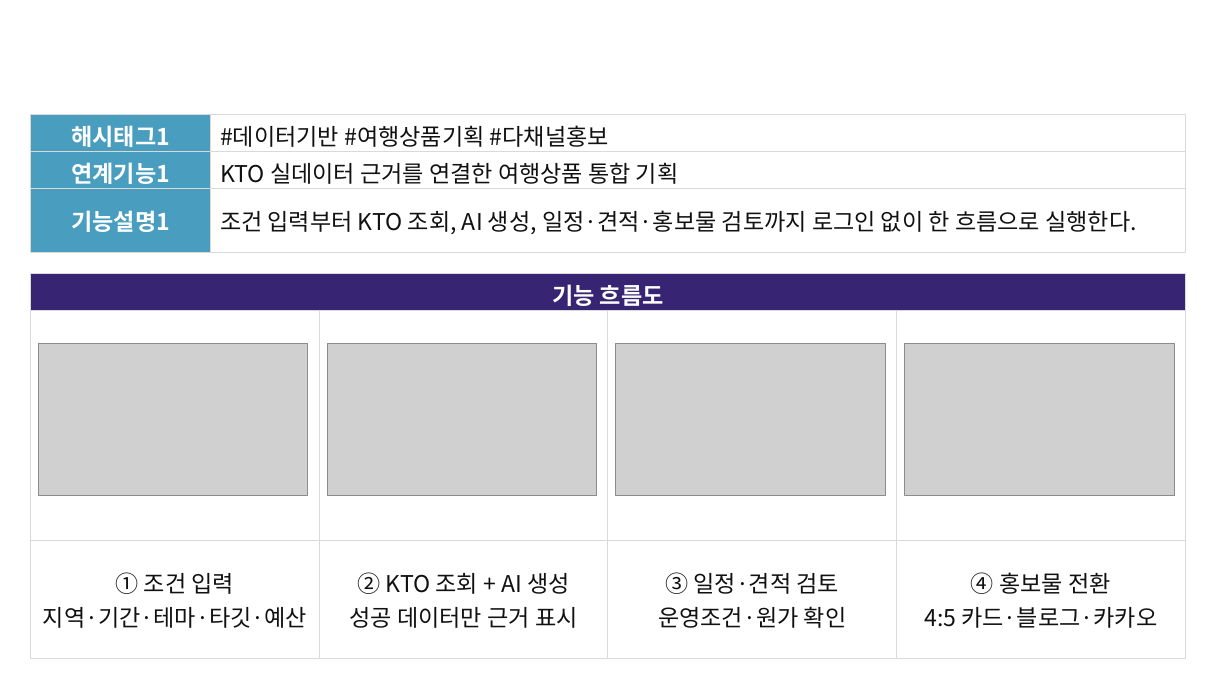
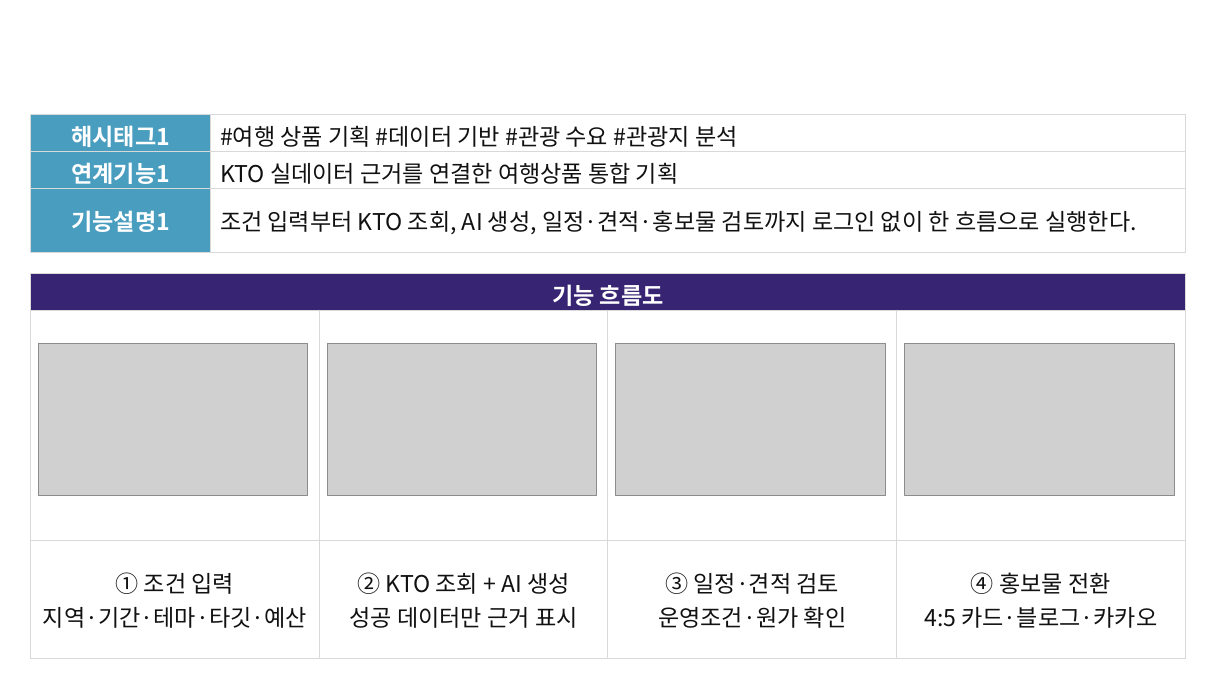
Before and after one commit to wapplekorea/tourplanit, a slide deck: slide 5 of submission-package/2026-08-12/2026_웹앱구현_TourPlanit_기능설명서_작성본_v1.0_2026-08-12.pptx. Drawn at 1232x693 pixels with LibreOffice and Linux fonts; fonts in the diff are those of the drawing; grey boxes stand for pictures; background and template pictures are left out. Boxes give left, top, right and bottom in pixels: in the first picture for what was removed or moved away, otherwise in the second. Text is boxed around its words. In the diff, an @@ line names an element or a change of style, - is before the commit and + after.

```diff
--- a/submission-package/2026-08-12/2026_웹앱구현_TourPlanit_기능설명서_작성본_v1.0_2026-08-12.pptx
+++ b/submission-package/2026-08-12/2026_웹앱구현_TourPlanit_기능설명서_작성본_v1.0_2026-08-12.pptx
@@ table at (x1=30, y1=115, x2=1186, y2=253) @@
-row 1, column 2: #데이터기반 #여행상품기획 #다채널홍보
+row 1, column 2: #여행 상품 기획 #데이터 기반 #관광 수요 #관광지 분석
```
Also in this commit, not shown: 4 other slides changed, 6 other files.
